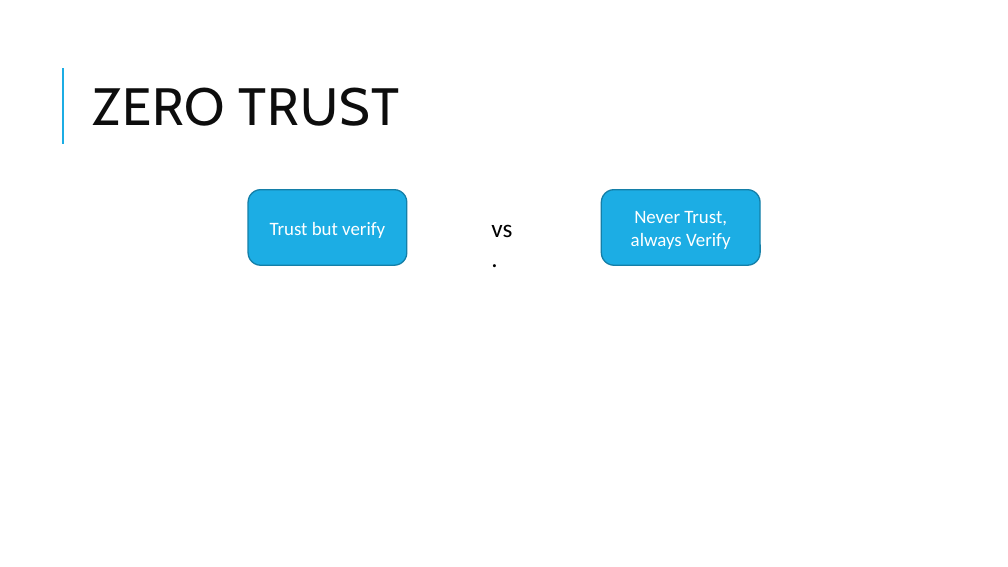
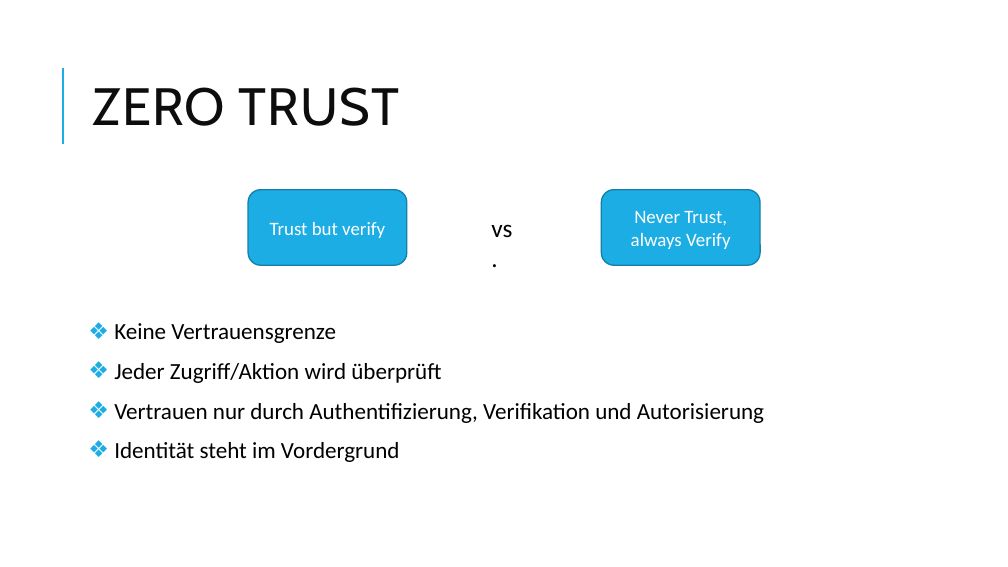
Before and after one commit to FlowBYRN/DevSecOps, a slide deck: slide 5 of DevSecOps-Präsentation.pptx. Drawn at 1008x567 pixels with LibreOffice and Linux fonts; fonts in the diff are those of the drawing. Boxes give left, top, right and bottom in pixels: in the first picture for what was removed or moved away, otherwise in the second. Text is boxed around its words. In the diff, an @@ line names an element or a change of style, - is before the commit and + after.

```diff
--- a/DevSecOps-Präsentation.pptx
+++ b/DevSecOps-Präsentation.pptx
@@ text added at [114, 323, 764, 462], 22 pt, text #000000 @@
+❖ Keine Vertrauensgrenze
+❖ Jeder Zugriff/Aktion wird überprüft
+❖ Vertrauen nur durch Authentifizierung, Verifikation und Autorisierung
+❖ Identität steht im Vordergrund
```
Also in this commit, not shown: 8 other slides changed, 8 slides added, 7 slides removed, 10 other files.
